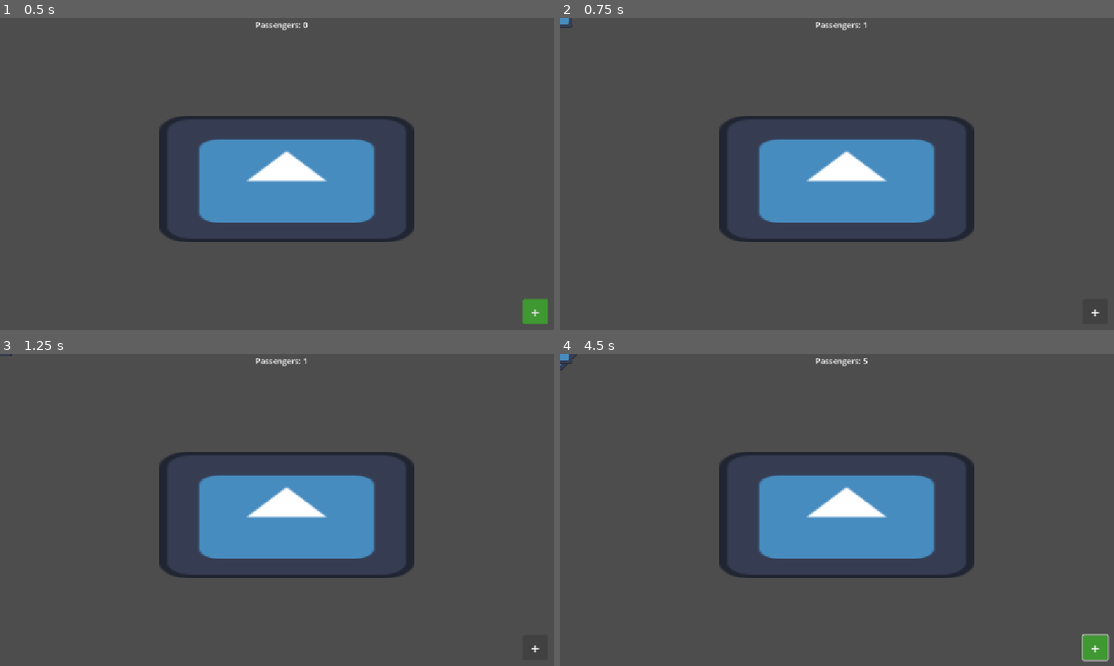
Above: before the commit, frames 1-4 (two rows, left to right).
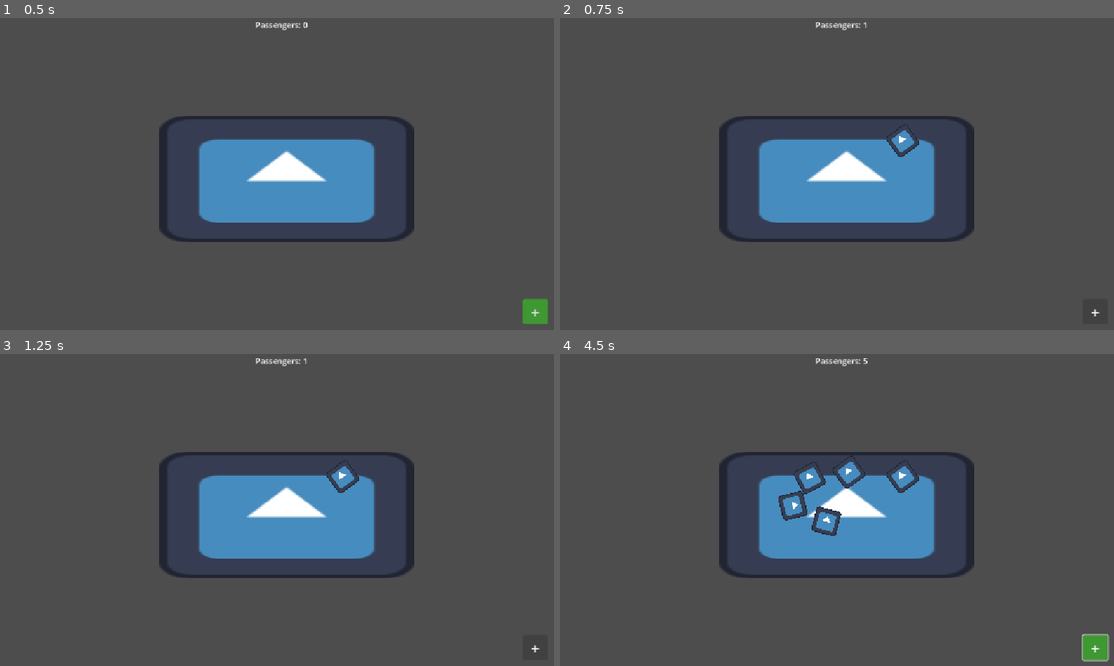
Above: after the commit, the same moments.

Repository: iamagoodperson-yay/rail-clicker
Game: Godot game, scene res://scenes/main.tscn
The game is run twice, just before and just after one commit, with the same random seed, the same clock (stepped at 60 frames per second) and the same inputs. Before the commit the project starts from res://main.tscn. The engine's default icon, where the game draws it, is replaced by a stand-in: a white triangle on a blue panel in a dark square.
Inputs (mouse positions are in pixels of both pictures, inside the frame that each line leads up to):
- Up to frame 1 (0.5 s): no input
- Up to frame 2 (0.75 s): click "+" at 0.5 s
- Up to frame 3 (1.25 s): no input
- Up to frame 4 (4.5 s): tap Enter at 1.25, 2.75 s; move the mouse to (975, 497) at 1.27 s; hold Right 1.28-2.03 s; tap Alt at 1.35, 2.85, 4.35 s; click (975, 497) at 1.42 s; tap Space at 2, 4.25 s; move the mouse to (731, 531) at 2.02 s; hold Down 2.03-2.78 s; tap Shift at 2.1, 3.6 s; move the mouse to (903, 444) at 2.77 s; hold Right 2.78-3.53 s; move the mouse to (820, 578) at 3.52 s; hold Up 3.53-4.28 s; click (820, 578) at 3.67 s; move the mouse to (1019, 563) at 4.27 s; hold Left from 4.28 s (still down)

Frame 1 is identical in both runs. In frame 2, 0.2% of the frame differs, in the area x 0-65%, y 0-45%; in frame 3, 0.2%; in frame 4, 1.1%, in the area x 0-65%, y 0-59%.

Commit message:
okay the passengers stay on the platform now and can move around

Diff:
--- a/label.gd
+++ /dev/null
@@ -1,10 +0,0 @@
-extends Label
-
-var passengers = 0
-
-func _ready():
-	text = 'Passengers: ' + str(passengers)
-
-func _on_button_pressed() -> void:
-	passengers += 1
-	text = 'Passengers: ' + str(passengers)
--- a/passenger.gd
+++ /dev/null
@@ -1,30 +0,0 @@
-extends Sprite2D
-
-var active = false
-var speed = 30
-var angular_speed = PI/4
-
-var action = 0
-
-func start():
-	active = true
-	choose_action()
-
-
-func choose_action():
-	action = randi_range(1,2)
-	await get_tree().create_timer(randf_range(0.5, 1.5)).timeout
-	action = 0
-	await get_tree().create_timer(randf_range(5.0, 10.0)).timeout
-
-	if active:
-		choose_action()
-
-func _process(delta):
-	if not active:
-		return
-
-	if action == 1:
-		position += Vector2.UP.rotated(rotation) * speed * delta
-	elif action == 2:
-		rotation += angular_speed * delta
--- a/passenger.tscn
+++ /dev/null
@@ -1,10 +0,0 @@
-[gd_scene format=3 uid="uid://djymkwl0af70t"]
-
-[ext_resource type="Script" uid="uid://wbv2qeyev8em" path="res://passenger.gd" id="1_pnvn8"]
-[ext_resource type="Texture2D" uid="uid://cgcqmtok1vfwm" path="res://icon.svg" id="1_rejbp"]
-
-[node name="Passenger" type="Sprite2D" unique_id=79583482]
-visibility_layer = 2
-scale = Vector2(0.4, 0.4)
-texture = ExtResource("1_rejbp")
-script = ExtResource("1_pnvn8")
--- a/main.tscn
+++ b/scenes/main.tscn
@@ -1,11 +1,12 @@
 [gd_scene format=3 uid="uid://d18nkw05phsou"]
 
-[ext_resource type="Texture2D" uid="uid://cgcqmtok1vfwm" path="res://icon.svg" id="1_h2yge"]
-[ext_resource type="Script" uid="uid://bfd46ocqysain" path="res://spawn.gd" id="2_h2yge"]
-[ext_resource type="Script" uid="uid://c7623o8v1wvvx" path="res://label.gd" id="3_lquwl"]
+[ext_resource type="Texture2D" uid="uid://cgcqmtok1vfwm" path="res://icon.svg" id="1_sugp2"]
+[ext_resource type="Script" uid="uid://dr7yyuyadmy0w" path="res://scripts/spawn_passengers.gd" id="2_jyhfs"]
+[ext_resource type="Script" uid="uid://c7623o8v1wvvx" path="res://scripts/label.gd" id="3_jyhfs"]
+[ext_resource type="PackedScene" uid="uid://c3w178yycuord" path="res://scenes/passenger.tscn" id="3_tbgi4"]
 
 [sub_resource type="RectangleShape2D" id="RectangleShape2D_d3t8h"]
-size = Vector2(127.814224, 126.89971)
+size = Vector2(512, 256)
 
 [sub_resource type="Theme" id="Theme_4hp5e"]
 
@@ -29,16 +30,18 @@
 
 [node name="Platform" type="Area2D" parent="Node2D" unique_id=833660999]
 position = Vector2(576, 324)
-scale = Vector2(4, 2)
 
 [node name="PlatformSprite" type="Sprite2D" parent="Node2D/Platform" unique_id=592121929]
-texture = ExtResource("1_h2yge")
+scale = Vector2(4, 2)
+texture = ExtResource("1_sugp2")
 
 [node name="Hitbox" type="CollisionShape2D" parent="Node2D/Platform" unique_id=1935806620]
 shape = SubResource("RectangleShape2D_d3t8h")
 
-[node name="Passengers" type="Node2D" parent="Node2D" unique_id=2008254852]
-script = ExtResource("2_h2yge")
+[node name="PassengersContainer" type="Node2D" parent="Node2D" unique_id=2008254852]
+script = ExtResource("2_jyhfs")
+
+[node name="Passenger" parent="Node2D" unique_id=1345571095 instance=ExtResource("3_tbgi4")]
 
 [node name="Centered" type="Control" parent="." unique_id=1308823877]
 layout_mode = 3
@@ -57,7 +60,7 @@
 offset_bottom = -298.0
 pivot_offset_ratio = Vector2(0.5, 0.5)
 text = "Passengers: XXX"
-script = ExtResource("3_lquwl")
+script = ExtResource("3_jyhfs")
 
 [node name="Button" type="Button" parent="Centered" unique_id=1805030628]
 layout_mode = 1
@@ -77,5 +80,5 @@
 theme_override_styles/normal = SubResource("StyleBoxFlat_h2yge")
 text = "+"
 
-[connection signal="pressed" from="Centered/Button" to="Node2D/Passengers" method="_on_button_pressed"]
+[connection signal="pressed" from="Centered/Button" to="Node2D/PassengersContainer" method="_on_button_pressed"]
 [connection signal="pressed" from="Centered/Button" to="Centered/Label" method="_on_button_pressed"]
--- /dev/null
+++ b/scenes/passenger.tscn
@@ -0,0 +1,10 @@
+[gd_scene format=3 uid="uid://c3w178yycuord"]
+
+[ext_resource type="Texture2D" uid="uid://cgcqmtok1vfwm" path="res://icon.svg" id="1_euwux"]
+[ext_resource type="Script" uid="uid://wbv2qeyev8em" path="res://scripts/passenger.gd" id="2_euwux"]
+
+[node name="Passenger" type="Sprite2D" unique_id=1345571095]
+visible = false
+scale = Vector2(0.4, 0.4)
+texture = ExtResource("1_euwux")
+script = ExtResource("2_euwux")
--- /dev/null
+++ b/scripts/label.gd
@@ -0,0 +1,8 @@
+extends Label
+@onready var passengers = get_node("/root/main/Node2D/PassengersContainer")
+
+func _ready():
+	text = 'Passengers: 0'
+
+func _on_button_pressed() -> void:
+	text = 'Passengers: ' + str(passengers.get_child_count())
--- /dev/null
+++ b/scripts/passenger.gd
@@ -0,0 +1,50 @@
+extends Sprite2D
+
+var active = false
+
+var speed = 30
+var angular_speed = PI/4
+var action = 0
+
+var platform
+var plat_shape: RectangleShape2D
+var plat_size: Vector2
+const plat_padding = 16
+
+func start(platform_ref):
+	platform = platform_ref
+	active = true
+	visible = true
+	rotation = randf_range(0,TAU)
+
+	plat_shape = platform.shape as RectangleShape2D
+	plat_size = plat_shape.size
+
+	var random_position = Vector2(
+		randf_range(-plat_size.x/2 + plat_padding, plat_size.x/2 - plat_padding),
+		randf_range(-plat_size.y/2 + plat_padding, plat_size.y/2 - plat_padding)
+	)
+
+	global_position = platform.to_global(random_position)
+	choose_action()
+
+func choose_action():
+	while active:
+		action = 0
+		await get_tree().create_timer(randf_range(2.5, 10.0)).timeout
+		action = randi_range(1,2)
+		await get_tree().create_timer(randf_range(0.5, 1.5)).timeout
+
+func _process(delta):
+	if not active:
+		return
+
+	if action == 1:
+		position += Vector2.UP.rotated(rotation) * speed * delta
+	elif action == 2:
+		rotation += angular_speed * delta
+
+	var local_position = platform.to_local(global_position)
+	if abs(local_position.x) > plat_size.x/2 - plat_padding or abs(local_position.y) > plat_size.y / 2 - plat_padding:
+		position -= Vector2.UP.rotated(rotation) * speed * delta
+		action = 0
--- /dev/null
+++ b/scripts/spawn_passengers.gd
@@ -0,0 +1,9 @@
+extends Node2D
+
+var object = preload("res://scenes/passenger.tscn")
+@onready var platform = $"../Platform/Hitbox"
+
+func _on_button_pressed() -> void:
+	var passenger = object.instantiate()
+	add_child(passenger)
+	passenger.start(platform)
--- a/spawn.gd
+++ /dev/null
@@ -1,8 +0,0 @@
-extends Node2D
-
-var object = preload("res://passenger.tscn")
-
-func _on_button_pressed() -> void:
-	var sprite_2d = object.instantiate()
-	add_child(sprite_2d)
-	sprite_2d.start()
Renamed: label.gd.uid -> scripts/label.gd.uid
Renamed: passenger.gd.uid -> scripts/passenger.gd.uid
Not shown, added: scripts/spawn_passengers.gd.uid
Not shown, removed: spawn.gd.uid
